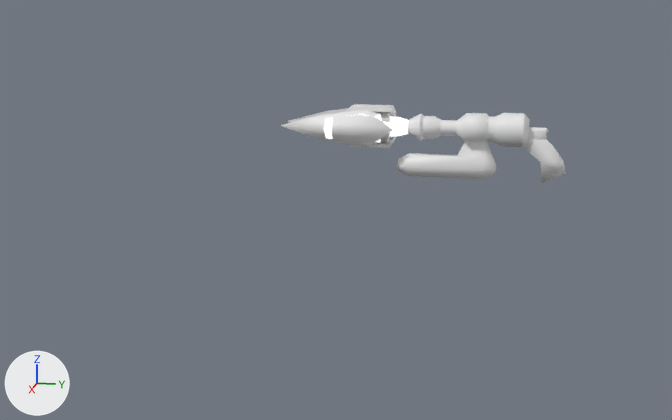
A saved change to the glTF model docs/base/@vl2/shapes.vl2/shapes/weapon_shocklance.glb.
Rendered twice from a 50 mm lens placed at (3.57, 0.38, 0.75), pointed at (-0.01, -0.33, -0.15). The lights are fixed; the arrows at lower left show +X, +Y and +Z. The older version comes first.

Objects in the first picture: 'Central_Shell_Lower_', 'Central_Shell_Upper_', 'Charge_Enhancer_Left_', 'Energizer_', 'Main_Housing_', 'Secondary_Handle_', 'Shock_Emitter_Left_', 'Shock_Emitter_Left_Glow_', 'Shock_Emitter_Right_', 'Shocklance_Handle_', 'Transformer_', 'Transformer_Feed_Glow_'.
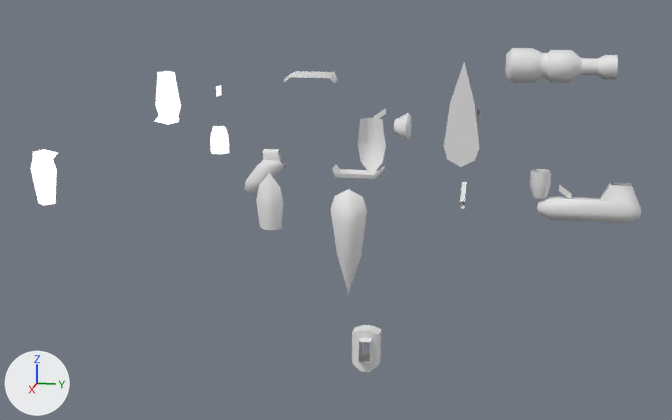
Where the change shows, as pixel boxes (x1, y1, x2, y2) in the pictures (672 x 420 px):
'Main_Housing_', moved, turned
    before: (422, 113, 530, 147)
    after: (505, 48, 618, 83)
'Secondary_Handle_', moved
    before: (397, 142, 496, 179)
    after: (537, 183, 641, 223)
'Shock_Emitter_Left_', moved, turned
    before: (280, 109, 384, 146)
    after: (330, 189, 367, 294)
'Charge_Enhancer_Left_', moved, turned
    before: (331, 114, 392, 144)
    after: (256, 173, 283, 230)
'Shock_Emitter_Right_', moved, turned (mostly hidden before)
    before: (289, 108, 348, 122)
    after: (444, 62, 479, 167)
'Shocklance_Handle_', moved, turned
    before: (521, 127, 565, 183)
    after: (244, 149, 286, 197)
'Shock_Emitter_Left_Glow_', moved, turned
    before: (324, 114, 382, 143)
    after: (31, 149, 58, 206)
'Transformer_', moved, turned (mostly hidden before)
    before: (375, 112, 391, 142)
    after: (352, 325, 381, 372)
'Charge_Enhancer_Right_', moved, turned (not visible before)
    after: (358, 118, 386, 173)
'Shock_Emitter_Right_Glow_', moved, turned (not visible before)
    after: (155, 71, 181, 125)
'Transformer_Feed_Glow_', moved, turned
    before: (384, 116, 408, 137)
    after: (210, 126, 229, 154)
'Central_Shell_Upper_', moved
    before: (345, 104, 396, 118)
    after: (284, 71, 338, 84)
'Energizer_', moved
    before: (408, 113, 424, 141)
    after: (394, 113, 412, 141)
'Central_Shell_Lower_', moved, turned
    before: (348, 137, 396, 148)
    after: (332, 164, 385, 179)
'Transformer_Feed_', moved, turned (not visible before)
    after: (530, 169, 551, 198)
'Charge_Enhancer_Strut_Left_', moved, turned (not visible before)
    after: (460, 182, 467, 208)
'Central_Shell_Upper_Strut__', moved (not visible before)
    after: (559, 185, 572, 199)
'Emitter_Glow_', moved (not visible before)
    after: (216, 85, 222, 97)

Diff of the bpy script that builds the scene:
```diff
--- a/docs/base/@vl2/shapes.vl2/shapes/weapon_shocklance.glb.py
+++ b/docs/base/@vl2/shapes.vl2/shapes/weapon_shocklance.glb.py
@@ ob_shocklance_handle @@
 ob_shocklance_handle = bpy.data.objects.new('Shocklance_Handle_', me_dtsmesh0)
-ob_shocklance_handle.location = (0.0, 0.0, 0.0)
+ob_shocklance_handle.location = (0.0, -0.149, -0.119)
+ob_shocklance_handle.rotation_euler = (0.0, 0.0, 3.142)  # degrees (0, 0, 180)
@@ ob_main_housing @@
 ob_main_housing = bpy.data.objects.new('Main_Housing_', me_dtsmesh5)
-ob_main_housing.location = (0.0, 0.0, 0.0)
+ob_main_housing.location = (0.0, 0.73, 0.242)
+ob_main_housing.rotation_euler = (0.0, 0.0, 3.142)  # degrees (0, 0, 180)
@@ ob_transformer_feed @@
 ob_transformer_feed = bpy.data.objects.new('Transformer_Feed_', me_dtsmesh10)
-ob_transformer_feed.location = (0.0, 0.0, 0.0)
+ob_transformer_feed.location = (0.0, 0.264, -0.1)
+ob_transformer_feed.rotation_euler = (-1.571, 0.0, 0.0)  # degrees (-90, 0, 0)
@@ ob_transformer @@
 ob_transformer = bpy.data.objects.new('Transformer_', me_dtsmesh15)
-ob_transformer.location = (0.0, 0.0, 0.0)
+ob_transformer.location = (0.0, 0.0, -0.528)
+ob_transformer.rotation_euler = (1.571, 0.0, 0.0)  # degrees (90, 0, 0)
@@ ob_shock_emitter_left @@
 ob_shock_emitter_left = bpy.data.objects.new('Shock_Emitter_Left_', me_dtsmesh20)
-ob_shock_emitter_left.location = (0.0, 0.0, 0.0)
+ob_shock_emitter_left.location = (0.092, -0.049, 0.1)
+ob_shock_emitter_left.rotation_euler = (1.571, 0.0, 0.0)  # degrees (90, 0, 0)
@@ ob_charge_enhancer_left @@
 ob_charge_enhancer_left = bpy.data.objects.new('Charge_Enhancer_Left_', me_dtsmesh25)
-ob_charge_enhancer_left.location = (0.0, 0.0, 0.0)
+ob_charge_enhancer_left.location = (-0.057, -0.395, 0.1)
+ob_charge_enhancer_left.rotation_euler = (1.571, 0.0, 0.0)  # degrees (90, 0, 0)
@@ ob_charge_enhancer_strut_left @@
 ob_charge_enhancer_strut_left = bpy.data.objects.new('Charge_Enhancer_Strut_Left_', me_dtsmesh30)
-ob_charge_enhancer_strut_left.location = (0.0, 0.0, 0.0)
+ob_charge_enhancer_strut_left.location = (0.372, 0.0, -0.171)
+ob_charge_enhancer_strut_left.rotation_euler = (-1.571, 0.0, 0.0)  # degrees (-90, 0, 0)
@@ ob_charge_enhancer_right @@
 ob_charge_enhancer_right = bpy.data.objects.new('Charge_Enhancer_Right_', me_dtsmesh35)
-ob_charge_enhancer_right.location = (0.0, 0.0, 0.0)
+ob_charge_enhancer_right.location = (0.057, -0.394, -0.1)
+ob_charge_enhancer_right.rotation_euler = (-1.571, 0.0, 0.0)  # degrees (-90, 0, 0)
@@ ob_central_shell_lower @@
 ob_central_shell_lower = bpy.data.objects.new('Central_Shell_Lower_', me_dtsmesh45)
-ob_central_shell_lower.location = (0.0, 0.0, 0.0)
+ob_central_shell_lower.location = (0.0, -0.435, -0.124)
+ob_central_shell_lower.rotation_euler = (0.0, 0.0, 3.142)  # degrees (0, 0, 180)
@@ ob_central_shell_upper @@
 ob_central_shell_upper = bpy.data.objects.new('Central_Shell_Upper_', me_dtsmesh55)
-ob_central_shell_upper.location = (0.0, 0.0, 0.0)
+ob_central_shell_upper.location = (0.0, -0.235, 0.124)
@@ ob_central_shell_upper_strut @@
 ob_central_shell_upper_strut = bpy.data.objects.new('Central_Shell_Upper_Strut__', me_dtsmesh60)
-ob_central_shell_upper_strut.location = (0.0, 0.0, 0.0)
+ob_central_shell_upper_strut.location = (0.0, 0.312, -0.238)
@@ ob_shock_emitter_right @@
 ob_shock_emitter_right = bpy.data.objects.new('Shock_Emitter_Right_', me_dtsmesh65)
-ob_shock_emitter_right.location = (0.0, 0.0, 0.0)
+ob_shock_emitter_right.location = (-0.092, -0.049, -0.1)
+ob_shock_emitter_right.rotation_euler = (-1.571, 0.0, 0.0)  # degrees (-90, 0, 0)
@@ ob_energizer @@
 ob_energizer = bpy.data.objects.new('Energizer_', me_dtsmesh70)
-ob_energizer.location = (0.0, 0.0, 0.0)
+ob_energizer.location = (0.0, -0.052, 0.0)
@@ ob_secondary_handle @@
 ob_secondary_handle = bpy.data.objects.new('Secondary_Handle_', me_dtsmesh75)
-ob_secondary_handle.location = (0.0, 0.0, 0.0)
+ob_secondary_handle.location = (0.0, 0.545, -0.148)
@@ ob_emitter_glow @@
 ob_emitter_glow = bpy.data.objects.new('Emitter_Glow_', me_dtsmesh80)
-ob_emitter_glow.location = (0.0, 0.0, 0.0)
+ob_emitter_glow.location = (0.0, -1.098, 0.123)
@@ ob_shock_emitter_left_glow @@
 ob_shock_emitter_left_glow = bpy.data.objects.new('Shock_Emitter_Left_Glow_', me_dtsmesh85)
-ob_shock_emitter_left_glow.location = (0.0, 0.0, 0.0)
+ob_shock_emitter_left_glow.location = (0.093, -1.297, 0.223)
+ob_shock_emitter_left_glow.rotation_euler = (1.571, 0.0, 0.0)  # degrees (90, 0, 0)
@@ ob_transformer_feed_glow @@
 ob_transformer_feed_glow = bpy.data.objects.new('Transformer_Feed_Glow_', me_dtsmesh90)
-ob_transformer_feed_glow.location = (0.0, 0.0, 0.0)
+ob_transformer_feed_glow.location = (0.0, -0.609, 0.223)
+ob_transformer_feed_glow.rotation_euler = (1.571, 0.0, 0.0)  # degrees (90, 0, 0)
@@ ob_shock_emitter_right_glow @@
 ob_shock_emitter_right_glow = bpy.data.objects.new('Shock_Emitter_Right_Glow_', me_dtsmesh95)
-ob_shock_emitter_right_glow.location = (0.0, 0.0, 0.0)
+ob_shock_emitter_right_glow.location = (-0.093, -1.297, 0.023)
+ob_shock_emitter_right_glow.rotation_euler = (-1.571, 0.0, 0.0)  # degrees (-90, 0, 0)
```
